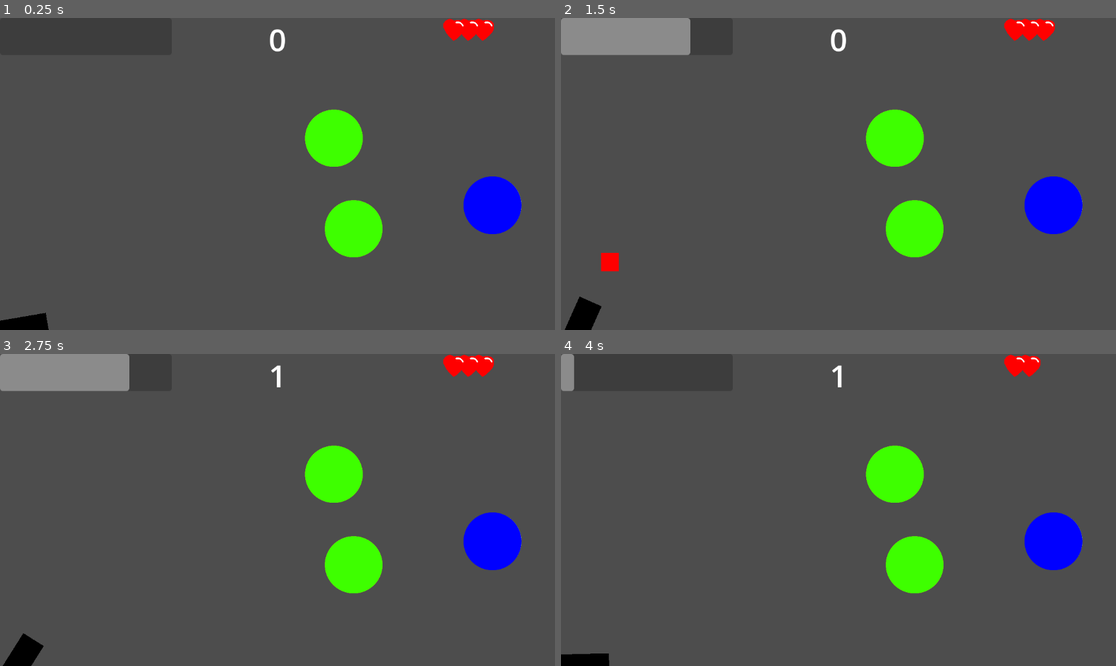
Above: before the commit, frames 1-4 (two rows, left to right).
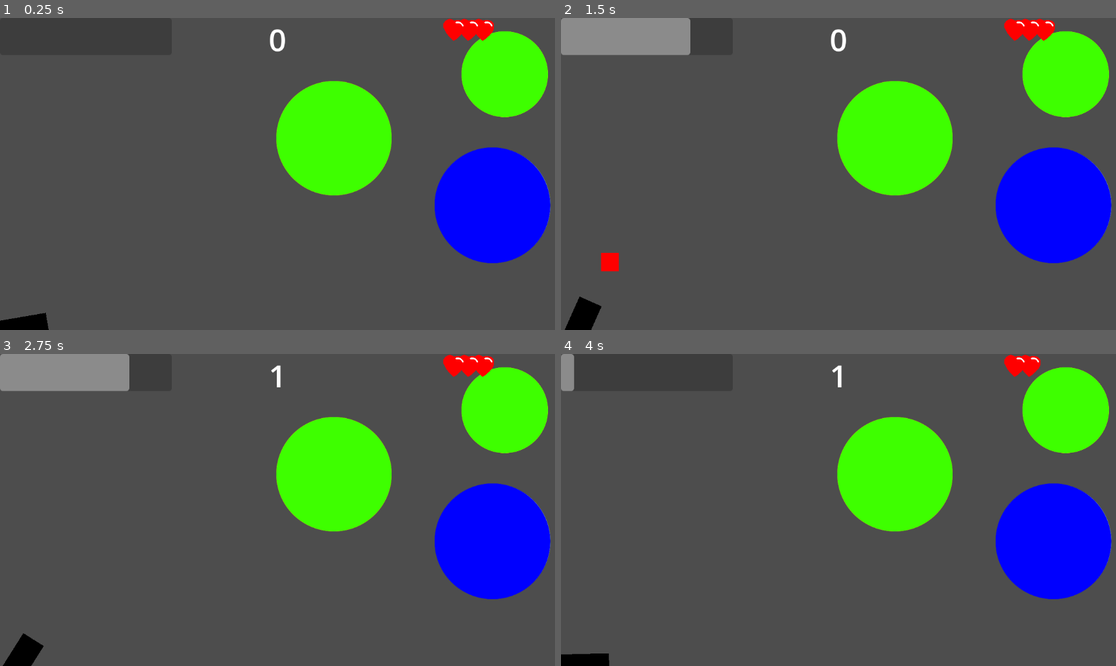
Above: after the commit, the same moments.

Repository: proJJ999/Ballon-Shooter
Game: Godot game, scene res://main.tscn
Two runs of this game, one before a commit and one after it. Both use one fixed random seed, a clock stepped at 60 frames per second and the inputs below.
Inputs:
- Up to frame 1 (0.25 s): no input
- Up to frame 2 (1.5 s): hold Space (shoot) 0.53-1.28 s; tap Space (shoot) at 1.35 s
- Up to frame 3 (2.75 s): hold Space (shoot) from 2.03 s (still down)
- Up to frame 4 (4 s): release Space (shoot) at 2.78 s; tap Space (shoot) at 2.85 s; hold Space (shoot) from 3.53 s (still down)

The runs differ from the first frame. In frame 1, 14% of the frame differs, in the area x 49-100%, y 4-79%; in frame 2, 14%; in frame 3, 14%; in frame 4, 14%.

Commit message:
Made score gain dependant on how circle size

Diff:
--- a/ballon.gd
+++ b/ballon.gd
@@ -1,6 +1,7 @@
 extends RigidBody2D
+class_name Ballon
 
-var sizes = [0.4, 0.6, 0.8]
+var sizes = [0.8, 0.6, 0.4]
 var size_level = 3
 
 # Called when the node enters the scene tree for the first time.
--- a/cannonball.gd
+++ b/cannonball.gd
@@ -1,7 +1,7 @@
 extends RigidBody2D
 
 signal missed
-signal hit
+signal hit(body)
 
 func _ready():
 	contact_monitor = true
@@ -12,5 +12,5 @@
 	queue_free()
 
 func _on_body_shape_entered(body_rid, body, body_shape_index, local_shape_index):
-	hit.emit()
+	hit.emit(body)
 	queue_free()
--- a/main.gd
+++ b/main.gd
@@ -95,6 +95,7 @@
 		$Hud.show_game_over(true)
 		set_process(false)
 
-func hit():
-	score += 1
+func hit(body):
+	if body is Ballon:
+		score += body.get_size_level()
 	$Hud.update_score(score)
